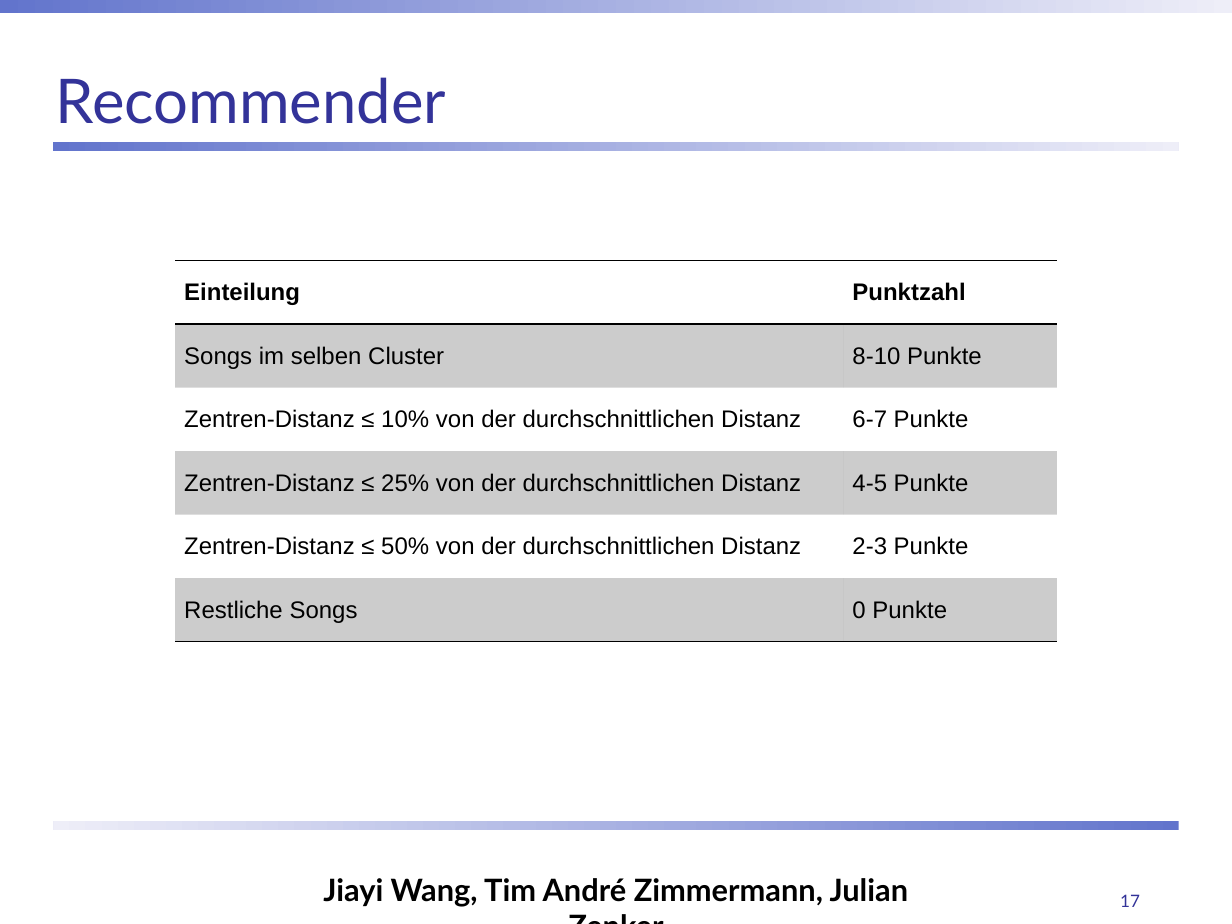
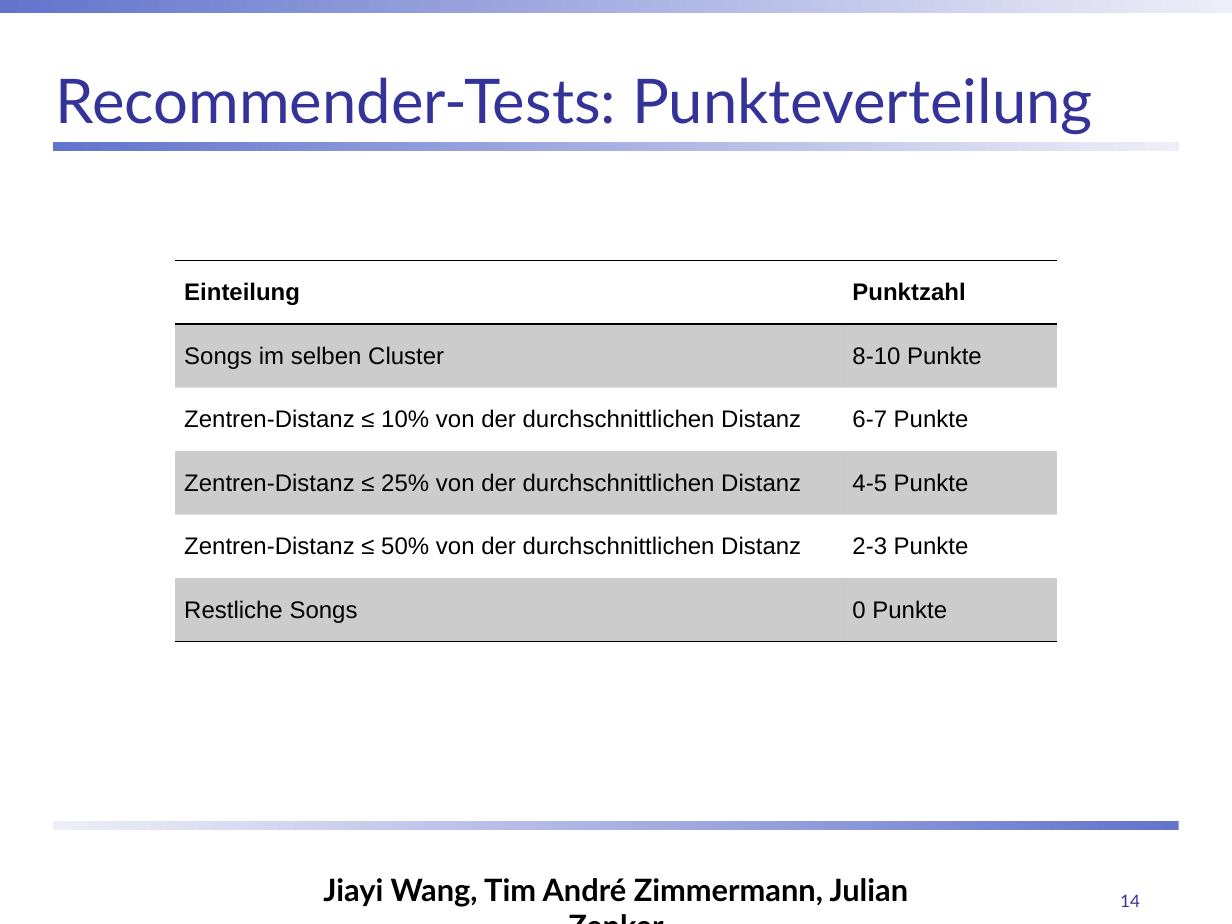
Before and after one commit to ChulioZ/music-recommender, a slide deck: slide 14 of Abschlusspräsentation.pptx (slide 17 before the commit). Drawn at 1232x924 pixels with LibreOffice and Linux fonts; fonts in the diff are those of the drawing; background and template pictures are left out. Boxes give left, top, right and bottom in pixels: in the first picture for what was removed or moved away, otherwise in the second. Text is boxed around its words. In the diff, an @@ line names an element or a change of style, - is before the commit and + after.

```diff
--- a/Abschlusspräsentation.pptx
+++ b/Abschlusspräsentation.pptx
@@ title at [56, 77, 1093, 134]: text changed @@
-Recommender
+Recommender-Tests: Punkteverteilung
@@ page number at [1120, 894, 1140, 907]: text changed @@
-17
+14
```
Also in this commit, not shown: 10 other slides changed, 1 slide added, 9 slides removed.
